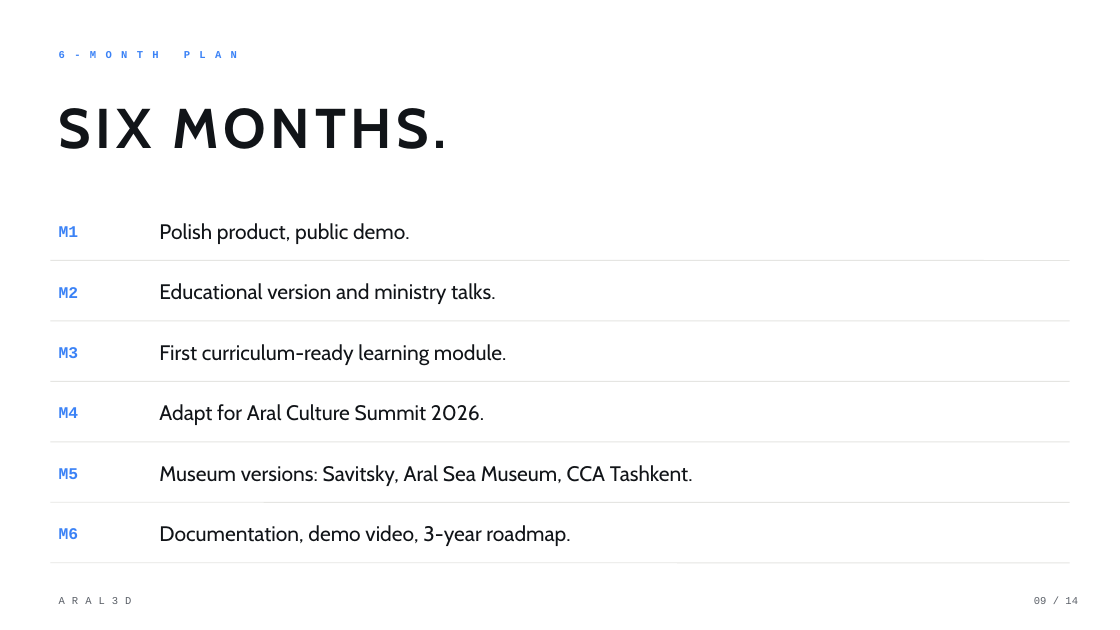
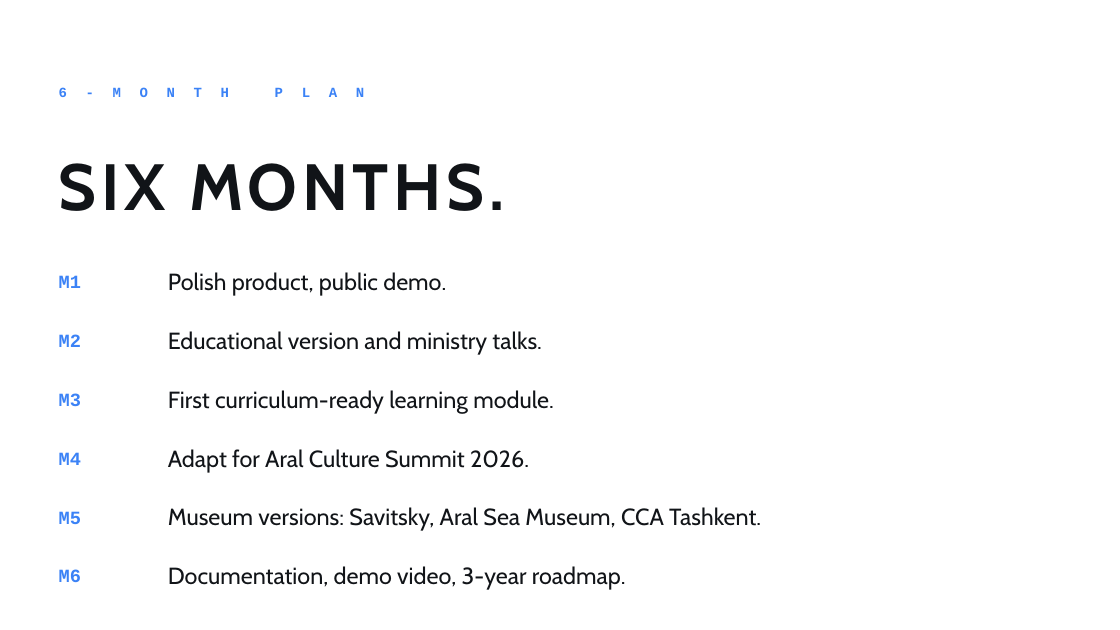
Before and after one commit to timateus/aral3d, a slide deck: slide 9 of public/aral3d-presentation.pptx. Drawn at 1120x630 pixels with LibreOffice and Linux fonts; fonts in the diff are those of the drawing. Boxes give left, top, right and bottom in pixels: in the first picture for what was removed or moved away, otherwise in the second. Text is boxed around its words. In the diff, an @@ line names an element or a change of style, - is before the commit and + after.

```diff
--- a/public/aral3d-presentation.pptx
+++ b/public/aral3d-presentation.pptx
@@ text "6-MONTH PLAN": place and size @@
-text "6-MONTH PLAN" at [59, 51, 65, 58]
+text "6-MONTH PLAN" at [59, 87, 67, 97]
@@ text "6-MONTH PLAN" at [59, 87, 67, 97]: size 9 to 12 pt, letter spacing 8 to 16 pt @@
@@ text "SIX MONTHS.": place and size @@
-text "SIX MONTHS." at [59, 108, 447, 149]
+text "SIX MONTHS." at [59, 163, 504, 211]
@@ text "SIX MONTHS." at [59, 163, 504, 211]: size 48 to 56 pt @@
@@ text "M1": place and size @@
-text "M1" at [59, 226, 79, 237]
+text "M1" at [59, 275, 81, 288]
@@ line removed from (50, 260) to (1070, 260) @@
@@ text "Polish product, public demo.": place and size @@
-text "Polish product, public demo." at [159, 223, 410, 244]
+text "Polish product, public demo." at [168, 272, 446, 296]
@@ text "M2": place and size @@
-text "M2" at [59, 287, 79, 298]
+text "M2" at [59, 334, 81, 347]
@@ size 14 to 16 pt in 6 elements at [59, 275, 81, 288], [59, 569, 81, 582], [59, 511, 81, 524], [59, 452, 81, 465], [59, 393, 81, 406], [59, 334, 81, 347] @@
@@ line removed from (50, 321) to (1070, 321) @@
@@ text "Educational version and ministry talks.": place and size @@
-text "Educational version and ministry talks." at [159, 283, 495, 304]
+text "Educational version and ministry talks." at [168, 331, 541, 355]
@@ size 18 to 20 pt in 6 elements at [168, 272, 446, 296], [168, 566, 626, 590], [168, 507, 761, 531], [168, 449, 529, 473], [168, 390, 554, 414], [168, 331, 541, 355] @@
@@ 3 texts: place and size @@
-3 texts at [59, 347, 79, 479]
+3 texts at [59, 393, 81, 524]
@@ line removed from (50, 381) to (1070, 381) @@
@@ 3 texts: place and size @@
-3 texts at [159, 344, 693, 486]
+3 texts at [168, 390, 761, 531]
@@ line removed from (50, 442) to (1070, 442) @@
@@ line removed from (50, 502) to (1070, 502) @@
@@ text "M6": place and size @@
-text "M6" at [59, 528, 79, 539]
+text "M6" at [59, 569, 81, 582]
@@ line removed from (50, 563) to (1070, 563) @@
@@ text "Documentation, demo video, 3-year roadmap.": place and size @@
-text "Documentation, demo video, 3-year roadmap." at [159, 525, 570, 546]
+text "Documentation, demo video, 3-year roadmap." at [168, 566, 626, 590]
@@ text removed at [50, 588, 555, 613] @@
-ARAL3D
@@ text removed at [1034, 597, 1078, 604] @@
-09 / 14
```
Also in this commit, not shown: 9 other slides changed, 5 slides added, 4 slides removed, 16 other files.
